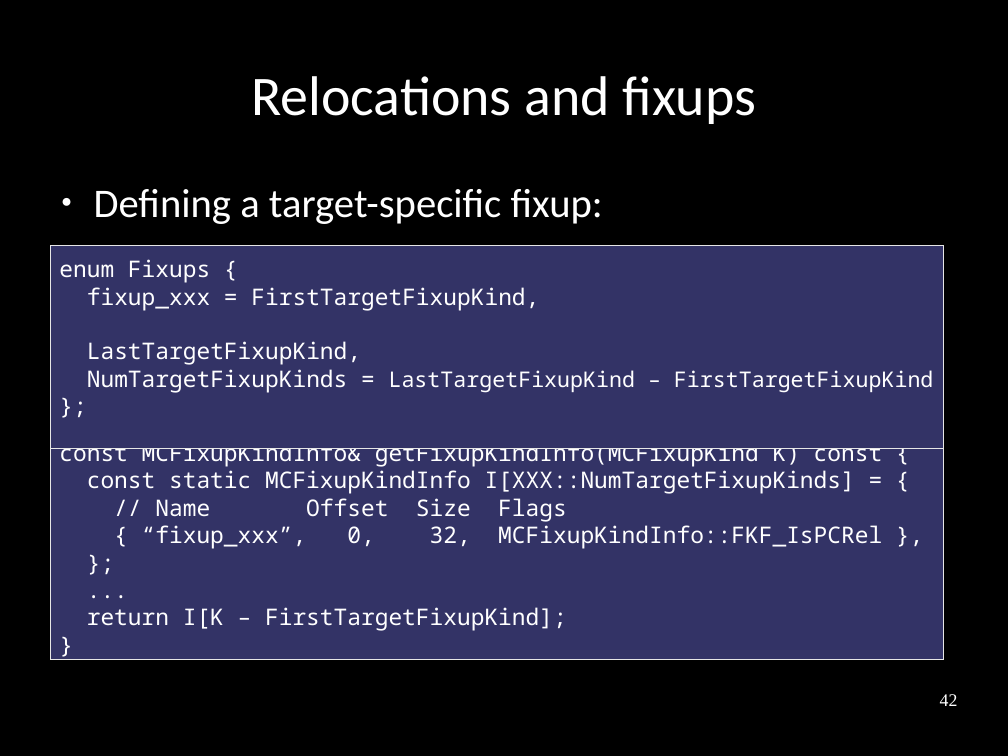
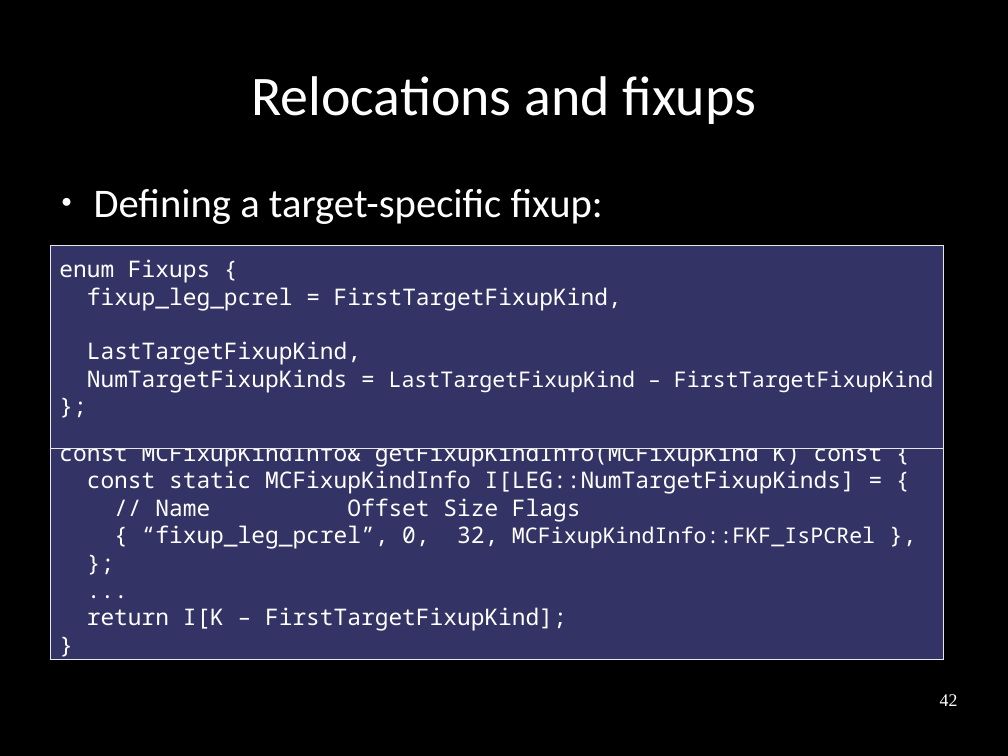
Before and after one commit to frasercrmck/llvm-leg, a slide deck: slide 42 of docs/Codeplay/Slides.odp. Drawn at 1008x756 pixels with LibreOffice and Linux fonts; fonts in the diff are those of the drawing. Boxes give left, top, right and bottom in pixels: in the first picture for what was removed or moved away, otherwise in the second. Text is boxed around its words. In the diff, an @@ line names an element or a change of style, - is before the commit and + after.

```diff
--- a/docs/Codeplay/Slides.odp
+++ b/docs/Codeplay/Slides.odp
@@ text in rectangle at bbox=[87, 287, 622, 311]: text changed @@
-fixup_xxx = FirstTargetFixupKind,
+fixup_leg_pcrel = FirstTargetFixupKind,
@@ text in rectangle at bbox=[87, 470, 855, 494]: text changed @@
-const static MCFixupKindInfo I[XXX::NumTargetFixupKinds] = {
+const static MCFixupKindInfo I[LEG::NumTargetFixupKinds] = {
@@ text in rectangle at bbox=[142, 525, 875, 549]: text changed; size 18 to 17 pt @@
-{ “fixup_xxx”, 0, 32, MCFixupKindInfo::FKF_IsPCRel },
+{ “fixup_leg_pcrel”, 0, 32, MCFixupKindInfo::FKF_IsPCRel },
```
Also in this commit, not shown: 30 other slides changed.
